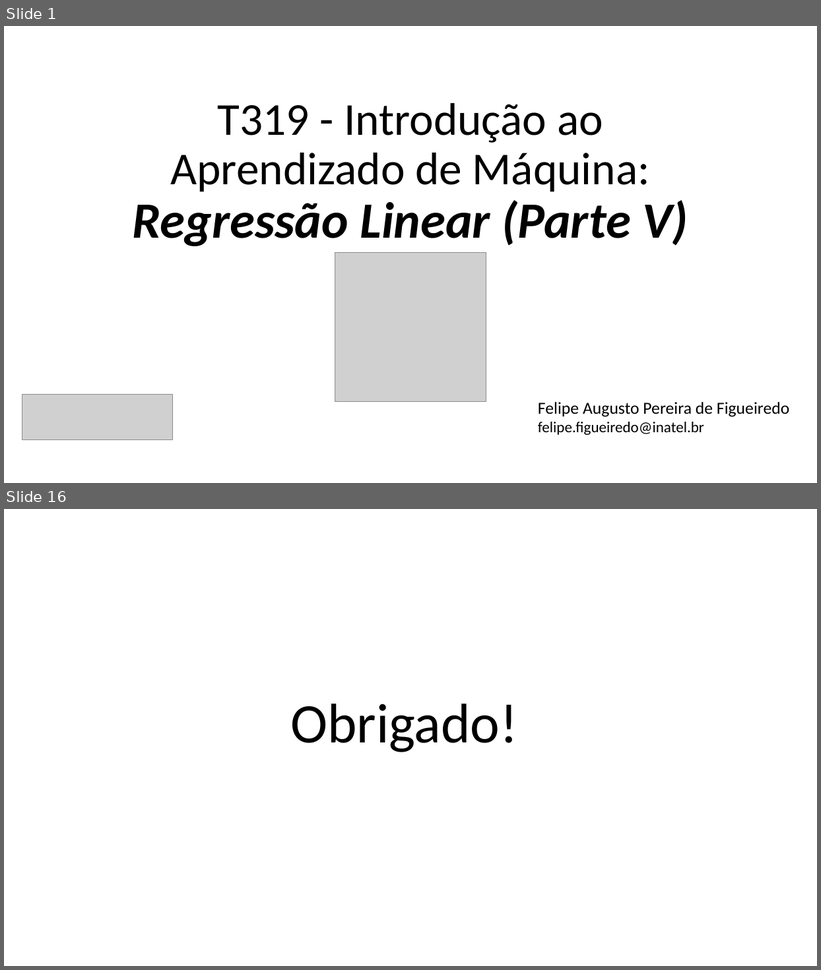
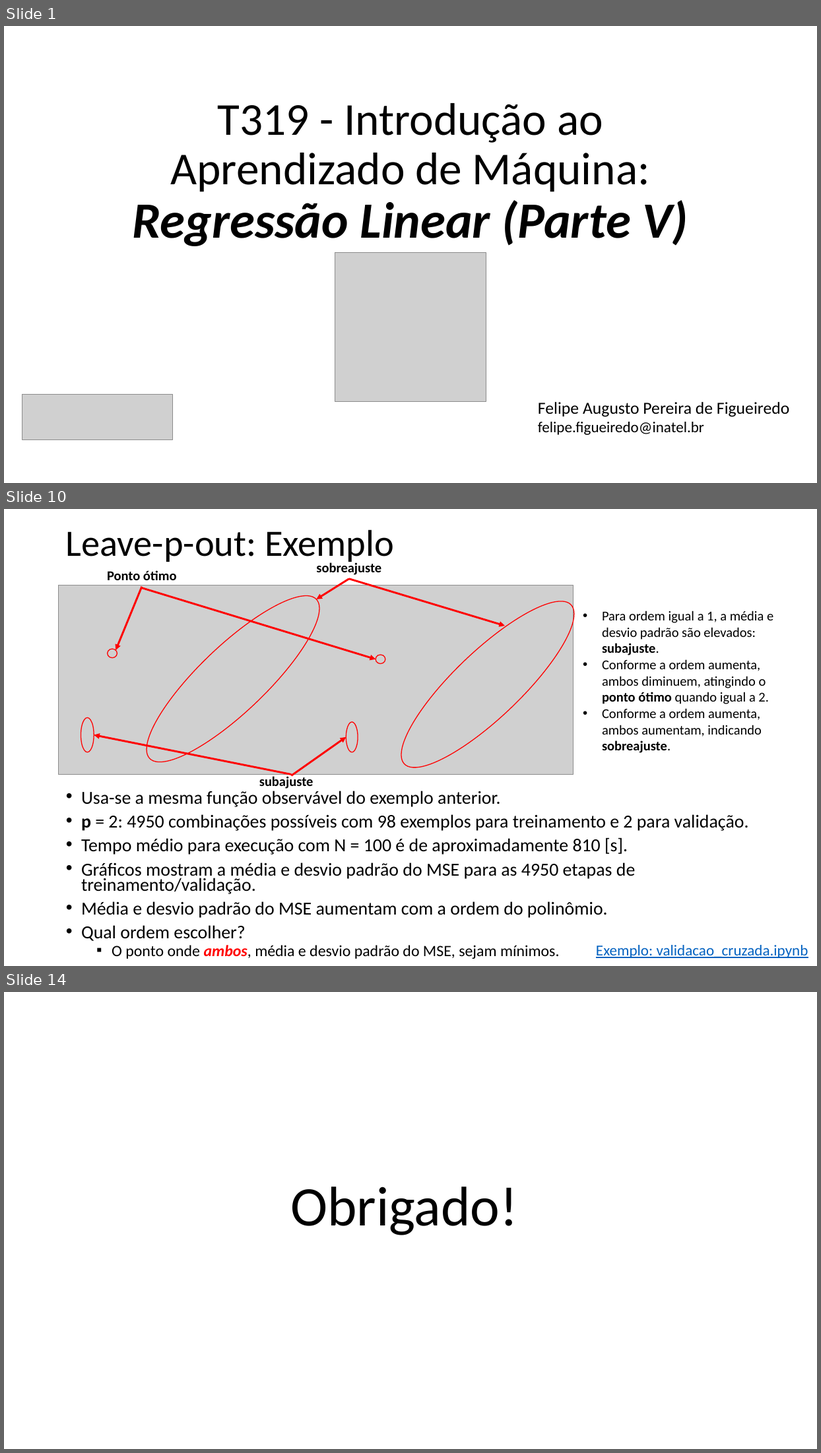
Before and after one commit to zz4fap/t319_aprendizado_de_maquina, a slide deck: slides/T319_Regressão_Linear (Parte V).pptx. Shown one above the other, each under a label of ours: slides 1 and 16 before the commit, slides 1, 10 and 14 after it; the slides between them are not shown. The pictures are 821x970 and 821x1453 pixels, drawn with LibreOffice and Linux fonts; fonts in the diff are those of the drawing; grey boxes stand for pictures. Boxes give left, top, right and bottom in pixels: in the first picture for what was removed or moved away, otherwise in the second. Text is boxed around its words. In the diff, an @@ line names an element or a change of style, - is before the commit and + after.

```diff
--- a/slides/T319_Regressão_Linear (Parte V).pptx
+++ b/slides/T319_Regressão_Linear (Parte V).pptx
@@ slide 10 added at box(4, 509, 817, 966), background #FFFFFF @@
@@ title added at box(66, 529, 394, 565), 44 pt, text #000000 @@
+Leave-p-out: Exemplo
@@ text added at box(316, 561, 382, 575), 16 pt, text #000000, bold @@
+sobreajuste
@@ picture added at box(59, 586, 574, 775) @@
@@ text added at box(107, 570, 177, 580), 16 pt, text #000000, bold @@
+Ponto ótimo
@@ arrow added from (142, 586) to (116, 650), #FF0000 2.25 pt @@
@@ ellipse added at box(127, 576, 339, 783), outline #FF0000 1 pt @@
@@ arrow added from (142, 588) to (376, 659), #FF0000 2.25 pt @@
@@ arrow added from (349, 579) to (316, 599), #FF0000 2.25 pt @@
@@ arrow added from (349, 579) to (505, 626), #FF0000 2.25 pt @@
@@ ellipse added at box(382, 581, 594, 788), outline #FF0000 1 pt @@
@@ text added at box(602, 611, 774, 753), 16 pt, text #000000 @@
+• Para ordem igual a 1, a média e desvio padrão são elevados: subajuste.
+• Conforme a ordem aumenta, ambos diminuem, atingindo o ponto ótimo quando igual a 2.
+• Conforme a ordem aumenta, ambos aumentam, indicando sobreajuste.
@@ ellipse added at box(108, 650, 118, 658), outline #FF0000 1 pt @@
@@ ellipse added at box(376, 655, 385, 664), outline #FF0000 1 pt @@
@@ ellipse added at box(81, 718, 94, 753), outline #FF0000 1 pt @@
@@ ellipse added at box(346, 722, 358, 753), outline #FF0000 1 pt @@
@@ arrow added from (291, 775) to (94, 735), #FF0000 2.25 pt @@
@@ arrow added from (291, 776) to (346, 737), #FF0000 2.25 pt @@
@@ text added at box(259, 775, 314, 789), 16 pt, text #000000, bold @@
+subajuste
@@ text added at box(81, 791, 749, 959), 21.7 pt, text #000000 @@
+• Usa-se a mesma função observável do exemplo anterior.
+• p = 2: 4950 combinações possíveis com 98 exemplos para treinamento e 2 para validação.
+• Tempo médio para execução com N = 100 é de aproximadamente 810 [s].
+• Gráficos mostram a média e desvio padrão do MSE para as 4950 etapas de treinamento/validação.
+• Média e desvio padrão do MSE aumentam com a ordem do polinômio.
+• Qual ordem escolher?
+  ▪ O ponto onde ambos, média e desvio padrão do MSE, sejam mínimos.
@@ text added at box(596, 945, 809, 958), 18 pt, text #0563C1, underline @@
+Exemplo: validacao_cruzada.ipynb
@@ what was slide 16 is now slide 14 @@
```
Also in this commit, not shown: 6 slides changed, 6 other slides added, 8 slides removed, 8 other files.
